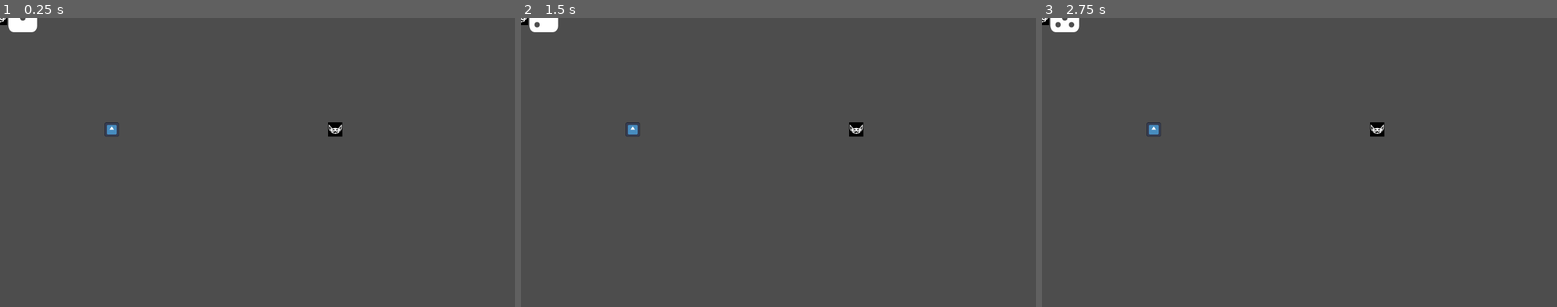
Above: before the commit, frames 1-3 (left to right).
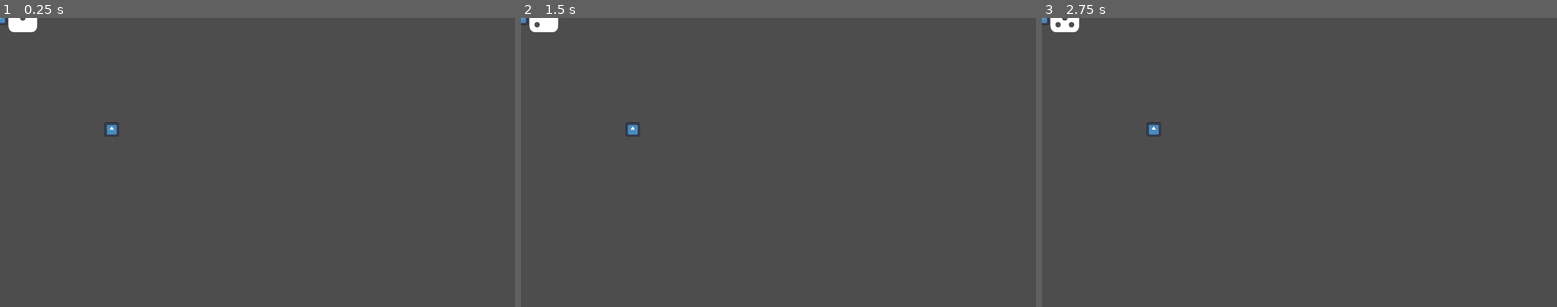
Above: after the commit, the same moments.

Repository: pescmy/HeRoll
Game: Godot game, scene res://scene/battle.tscn
Same seed, same stepped clock (60 frames per second), same inputs: the game is played once before the commit and once after it. This scene is started directly instead of the project's main scene. The engine's default icon, where the game draws it, is replaced by a stand-in: a white triangle on a blue panel in a dark square.
Inputs:
- Up to frame 1 (0.25 s): no input
- Up to frame 2 (1.5 s): tap Enter (ui_accept) at 0.5, 0.77, 1.25 s; hold Right (ui_right) 0.53-1.28 s; hold R (Roll Dice) 0.53-1.28 s; tap R (Roll Dice) at 1.35 s
- Up to frame 3 (2.75 s): tap Enter (ui_accept) at 1.52 s; hold Right (ui_right) from 2.03 s (still down); hold R (Roll Dice) from 2.03 s (still down)

The runs differ from the first frame. In frame 1, 0.2% of the frame differs, in the area x 0-67%, y 0-41%; in frame 2, 0.2%; in frame 3, 0.2%.

Commit message:
Tweaking

Diff:
--- a/scene/enemy.tscn
+++ b/scene/enemy.tscn
@@ -1,10 +1,12 @@
 [gd_scene load_steps=3 format=3 uid="uid://b8mc6k0ihd6vq"]
 
 [ext_resource type="Script" uid="uid://c7m6j8a314vlp" path="res://scripts/enemy.gd" id="1_h08p8"]
-[ext_resource type="Resource" uid="uid://1g2kdg2o01v3" path="res://enemies/goblin.tres" id="2_f87vc"]
+[ext_resource type="Script" uid="uid://cp2q4c8wb0tex" path="res://scripts/enemy_stats.gd" id="2_f87vc"]
 
 [node name="Enemy" type="Node2D"]
 script = ExtResource("1_h08p8")
-enemy_data = ExtResource("2_f87vc")
 
 [node name="Sprite2D" type="Sprite2D" parent="."]
+
+[node name="EnemyStats" type="Node2D" parent="."]
+script = ExtResource("2_f87vc")
--- a/scripts/battle_controller.gd
+++ b/scripts/battle_controller.gd
@@ -6,10 +6,9 @@
 @export var enemy_scene: PackedScene
 
 var current_enemy: Node = null
-var enemies_defeated: int = 0
 var in_battle: bool = false
 
-signal battle_started(enemy)
+signal battle_started(enemy: Node)
 signal battle_ended(victory: bool)
 
 func start_battle():
@@ -17,32 +16,33 @@
 		return
 	in_battle = true
 
-	# Instantiate an enemy
+	# Create the enemy
 	current_enemy = enemy_scene.instantiate()
 	add_child(current_enemy)
-	current_enemy.position = Vector2(400, 300) # example spawn position
 
 	emit_signal("battle_started", current_enemy)
-	print("Battle started against %s" % current_enemy.name)
+	print("Battle started against: %s" % current_enemy.name)
 
 func player_attack(damage: int):
 	if not in_battle or current_enemy == null:
 		return
 
-	current_enemy.take_damage(damage)
+	if current_enemy.has_method("take_damage"):
+		current_enemy.take_damage(damage)
 
-	if current_enemy.is_dead():
-		end_battle(true)
-	else:
-		enemy_turn()
+		if current_enemy.has_method("is_dead") and current_enemy.is_dead():
+			end_battle(true)
+		else:
+			enemy_turn()
 
 func enemy_turn():
 	if not in_battle or current_enemy == null:
 		return
 
-	var damage = current_enemy.get_attack_damage()
-	player.take_damage(damage)
-	print("Enemy attacks for %d damage" % damage)
+	if current_enemy.has_method("get_attack_damage") and player.has_method("take_damage"):
+		var damage = current_enemy.get_attack_damage()
+		player.take_damage(damage)
+		print("Enemy attacks for %d damage" % damage)
 
 func end_battle(victory: bool):
 	if current_enemy != null:
@@ -50,7 +50,5 @@
 		current_enemy = null
 
 	in_battle = false
-	if victory:
-		enemies_defeated += 1
 	print("Battle ended. Victory: %s" % victory)
 	emit_signal("battle_ended", victory)
--- a/scripts/enemy.gd
+++ b/scripts/enemy.gd
@@ -1,14 +1,28 @@
 extends Node2D
+class_name Enemy
 
-@export var enemy_data: EnemyData   # <--- This makes it show in inspector
+@export var data: EnemyData
+@onready var stats: EnemyStats = $EnemyStats
 
-var current_health: int
+func _ready():
+	# If the scene's exported data is set in inspector, apply it.
+	if data:
+		_apply_data()
 
-@onready var sprite: Sprite2D = $Sprite2D
+func _apply_data():
+	name = data.display_name if data.display_name != "" else name
+	if stats:
+		stats.apply_blueprint(data)
+	# optionally: change sprite/animation if data.sprite_path is set
+	# var tex = preload(data.sprite_path)  # or load at runtime; be careful with timings
 
-func _ready() -> void:
-	if enemy_data:
-		current_health = enemy_data.max_health
-		sprite.texture = enemy_data.sprite
-		name = enemy_data.name
-		print("Spawned enemy: %s (HP: %d)" % [name, current_health])
+# wrapper API used by BattleController:
+func take_damage(amount: int):
+	if stats:
+		stats.take_damage(amount)
+
+func is_dead() -> bool:
+	return stats and stats.is_dead()
+
+func get_attack_damage() -> int:
+	return stats.get_attack_damage()
--- a/scripts/player.gd
+++ b/scripts/player.gd
@@ -1,4 +1,5 @@
 extends Node2D
+class_name Player
 
 @onready var stats = $PlayerStats
 @onready var equipment = $PlayerEquipment
